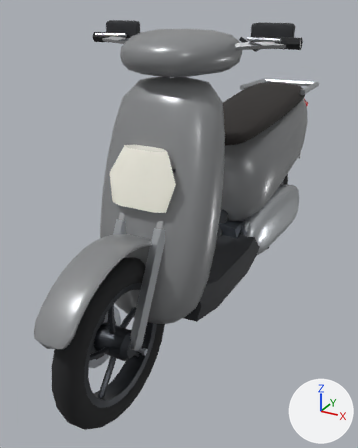
One commit to the glTF model priv/kit/vehicles/motorbike.glb: the scene before it, then after it.
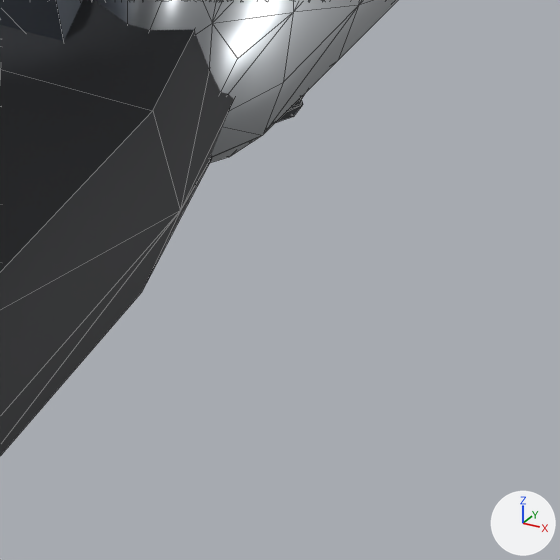
Each version appears first whole from a camera (50 mm lens) standing at (0.732, -1.57, 1.142) and looking at (-0.089, -0.078, 0.395), and next in a close-up on the part from 64% to 85% of the width and 52% to 69% of the height. Lighting does not change. The marker at lower right points along +X, +Y and +Z. The last two pictures show the newer version. The close-ups show mesh edges as thin lines. Where no turn or scale is listed for an object, it has been applied to the vertices.

The first close-up shows 'engine', 'traveler_motorbike_parked' and 1 more.
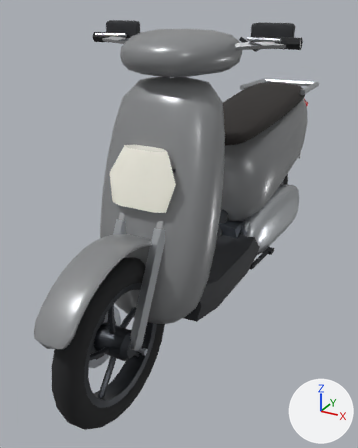
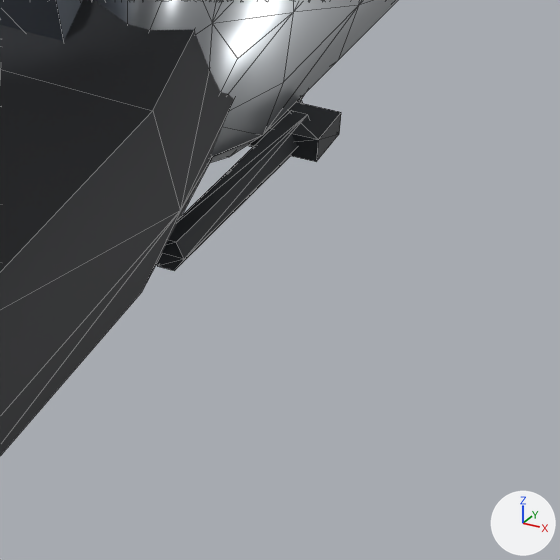
Where the change shows, as pixel boxes [x1, y1, x2, y2] in the close-ups (560 x 560 px):
'side_stand', added (black)
    after: [157, 102, 341, 271]

The change, as a list of edits to the scene's bpy script:
```text
Add me_side_stand:
    me_side_stand.from_pydata(...)  # 20 vertices, 32 faces; spans x -0.01..0.03, y -0.001..0.195, z -0.009..0.009
    me_side_stand.materials.append(mat_black)  # black #1f2328
Add ob_side_stand:
    ob_side_stand = bpy.data.objects.new('side_stand', me_side_stand)
    ob_side_stand.location = (0.15, 0.0755, 0.2)
```
